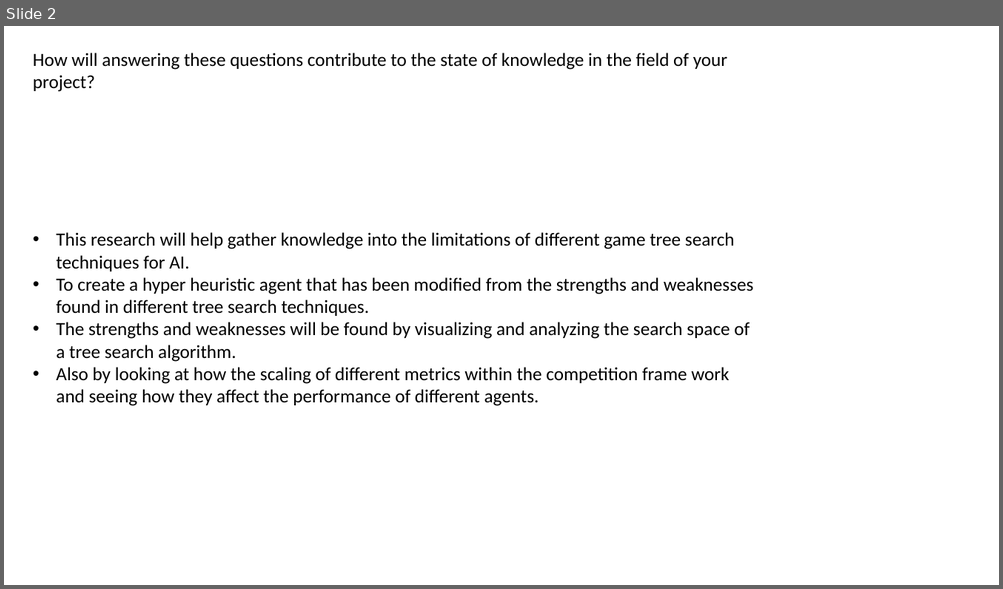
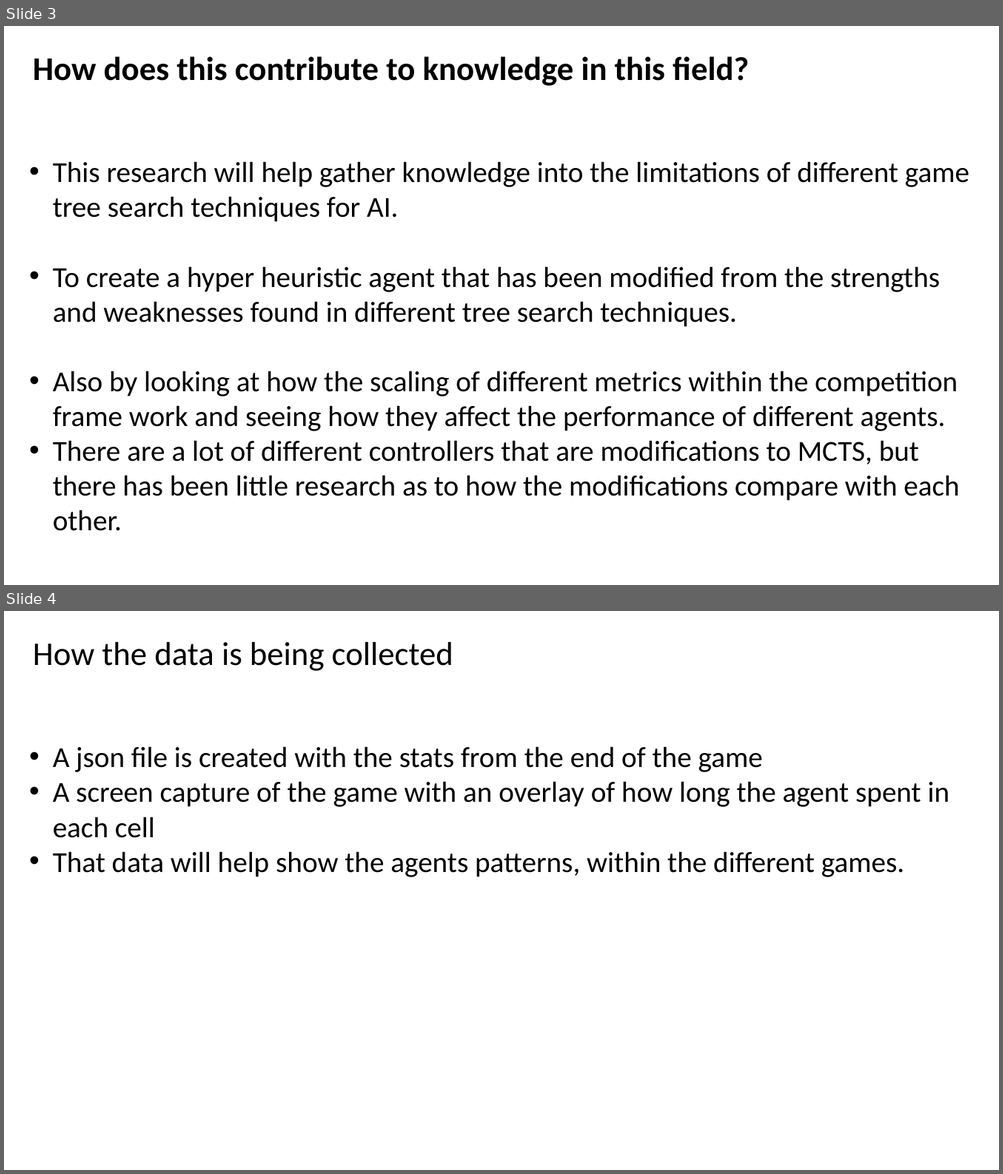
Before and after one commit to Alli1223/comp320-comp360-dissertation, a slide deck: Presentations/Findings Presentation/Findings.pptx. Shown one above the other, each under a label of ours: slide 2 before the commit, slides 3 and 4 after it. The pictures are 1003x589 and 1003x1174 pixels, drawn with LibreOffice and Linux fonts; fonts in the diff are those of the drawing. Boxes give left, top, right and bottom in pixels: in the first picture for what was removed or moved away, otherwise in the second. Text is boxed around its words. In the diff, an @@ line names an element or a change of style, - is before the commit and + after.

```diff
--- a/Presentations/Findings Presentation/Findings.pptx
+++ b/Presentations/Findings Presentation/Findings.pptx
@@ slide 4 added at <box>4,611,999,1170</box>, background #FFFFFF @@
@@ text added at <box>33,642,453,671</box>, 32 pt, text #000000 @@
+How the data is being collected
@@ text added at <box>53,746,950,877</box>, 28 pt, text #000000 @@
+• A json file is created with the stats from the end of the game
+• A screen capture of the game with an overlay of how long the agent spent in each cell
+• That data will help show the agents patterns, within the different games.
@@ what was slide 2 is now slide 3 @@
@@ slide 3 changed as well @@
@@ text at <box>33,56,748,86</box>: text changed; size 18 to 32 pt; bold on @@
-How will answering these questions contribute to the state of knowledge in the field of your project?
+How does this contribute to knowledge in this field?
@@ text "This research will help gather ...": place and size @@
-text "This research will help gather ..." at <box>56,232,754,406</box>
+text "This research will help gather ..." at <box>53,161,969,531</box>
@@ text at <box>53,161,969,432</box>: size 18 to 28 pt in "This research will help gather knowledge into ...", "To create a hyper heuristic agent that ...", "Also by looking at how the scaling ..." @@
@@ text at <box>56,322,749,362</box>: paragraph removed @@
-• The strengths and weaknesses will be found by visualizing and analyzing the search space of a tree search algorithm.
@@ text at <box>53,440,959,531</box>: paragraph added @@
+• There are a lot of different controllers that are modifications to MCTS, but there has been little research as to how the modifications compare with each other.
```
Also in this commit, not shown: 3 other slides changed, 5 other slides added, 5 slides removed, 13 other files.
